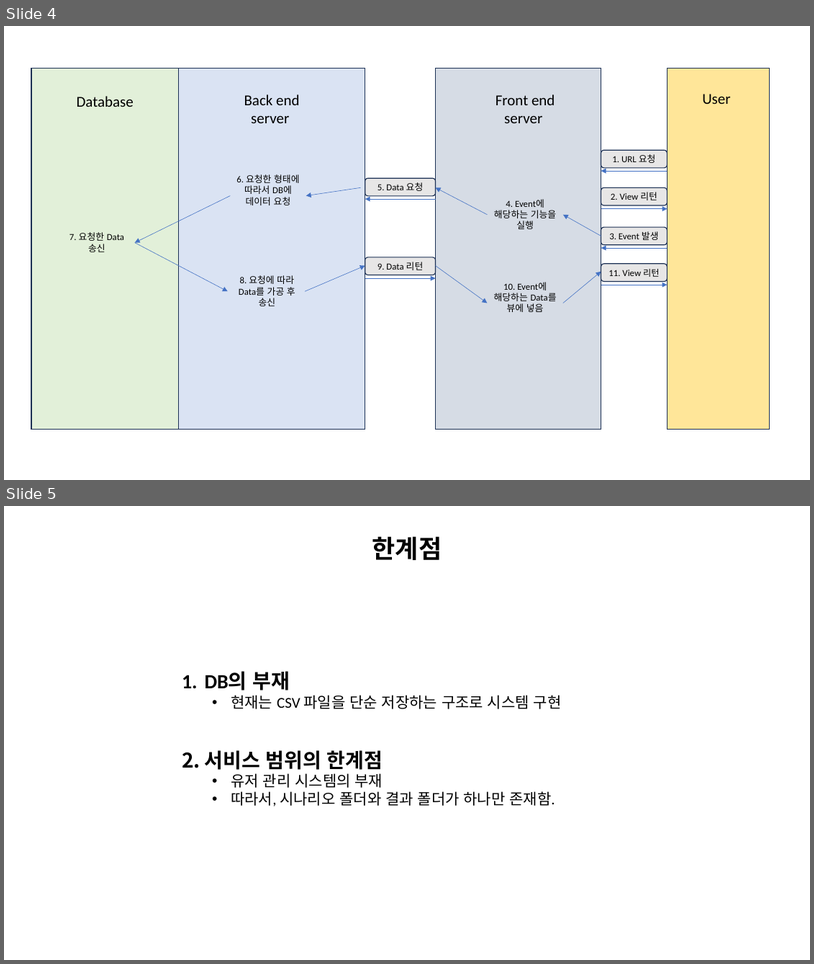
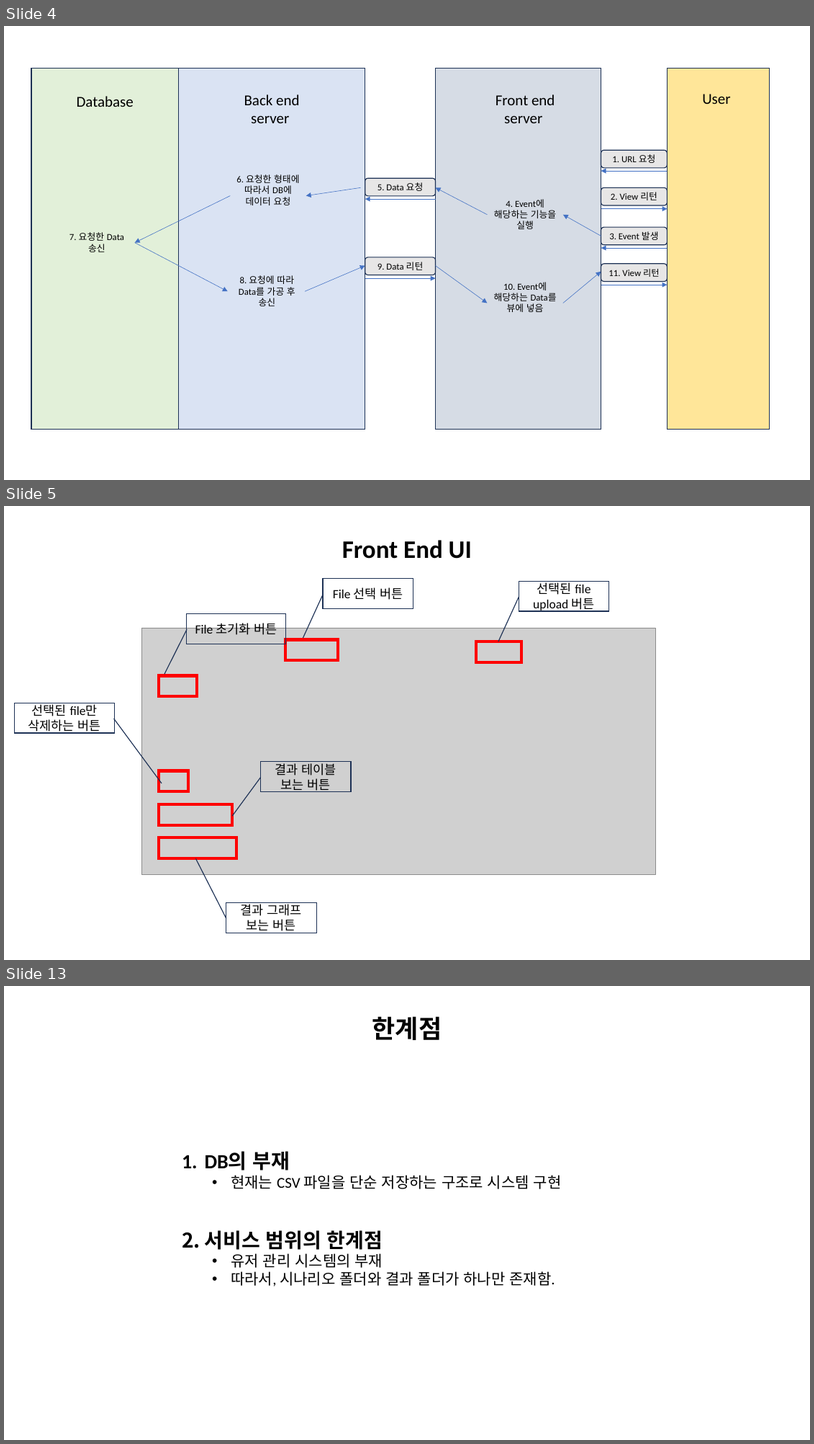
Before and after one commit to raccoon-coding/Eins-Internship, a slide deck: 아인스에스엔시 발표.pptx. Shown one above the other, each under a label of ours: slides 4 and 5 before the commit, slides 4, 5 and 13 after it; the slides between them are not shown. The pictures are 814x964 and 814x1444 pixels, drawn with LibreOffice and Linux fonts; fonts in the diff are those of the drawing; grey boxes stand for pictures. Boxes give left, top, right and bottom in pixels: in the first picture for what was removed or moved away, otherwise in the second. Text is boxed around its words. In the diff, an @@ line names an element or a change of style, - is before the commit and + after.

```diff
--- a/아인스에스엔시 발표.pptx
+++ b/아인스에스엔시 발표.pptx
@@ slide 5 added at [4, 506, 810, 960], background #FFFFFF @@
@@ text added at [342, 540, 472, 559], 30 pt, text #000000, bold @@
+Front End UI
@@ border callout added at [323, 579, 414, 608], outline #1E3256 1 pt, 15 pt, text #000000 @@
+File 선택 버튼
@@ border callout added at [519, 581, 610, 610], outline #1E3256 1 pt, 15 pt, text #000000 @@
+선택된 file upload 버튼
@@ picture added at [142, 628, 656, 875] @@
@@ border callout added at [187, 614, 286, 644], outline #1E3256 1 pt, 15 pt, text #000000 @@
+File 초기화 버튼
@@ rectangle added at [286, 640, 339, 660], outline #FF0000 3.5 pt @@
@@ rectangle added at [476, 641, 522, 662], outline #FF0000 3.5 pt @@
@@ rectangle added at [159, 675, 197, 696], outline #FF0000 3.5 pt @@
@@ border callout added at [15, 703, 115, 733], outline #1E3256 1 pt, 15 pt, text #000000 @@
+선택된 file만 삭제하는 버튼
@@ border callout added at [260, 762, 351, 791], outline #1E3256 1 pt, 15 pt, text #000000 @@
+결과 테이블 보는 버튼
@@ rectangle added at [159, 771, 188, 792], outline #FF0000 3.5 pt @@
@@ rectangle added at [159, 804, 232, 825], outline #FF0000 3.5 pt @@
@@ rectangle added at [159, 837, 237, 858], outline #FF0000 3.5 pt @@
@@ border callout added at [226, 903, 316, 932], outline #1E3256 1 pt, 15 pt, text #000000 @@
+결과 그래프 보는 버튼
@@ what was slide 5 is now slide 13 @@
```
Also in this commit, not shown: 7 other slides added, 8 other files.
